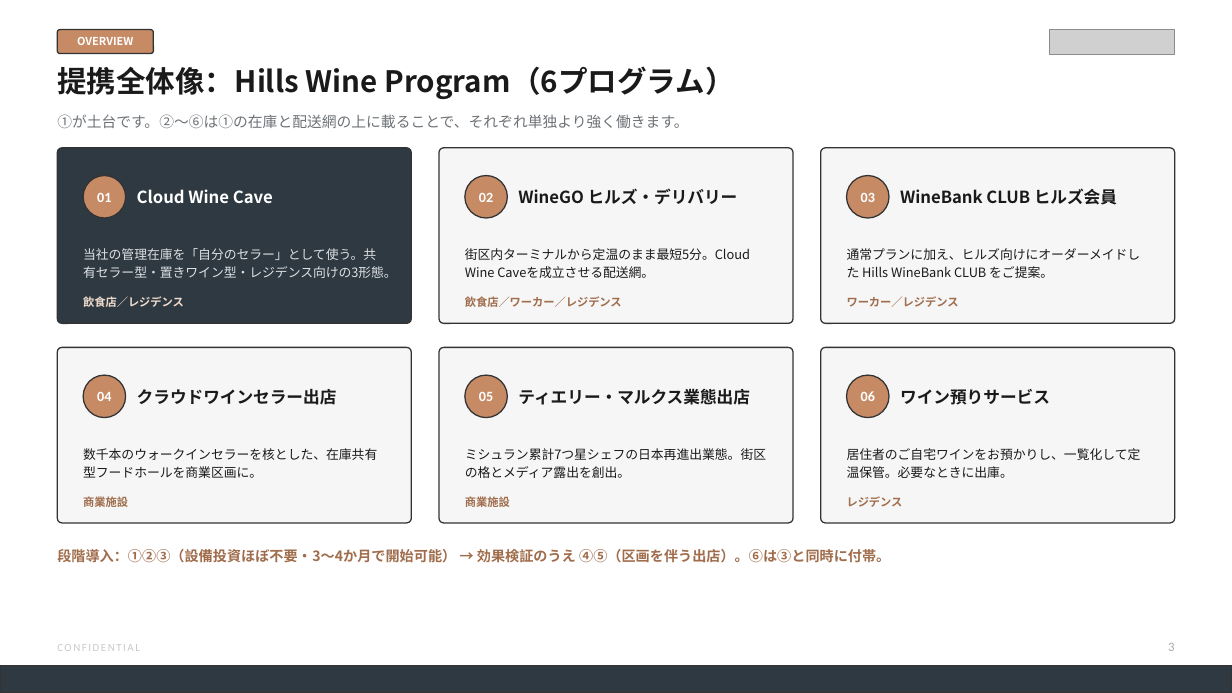
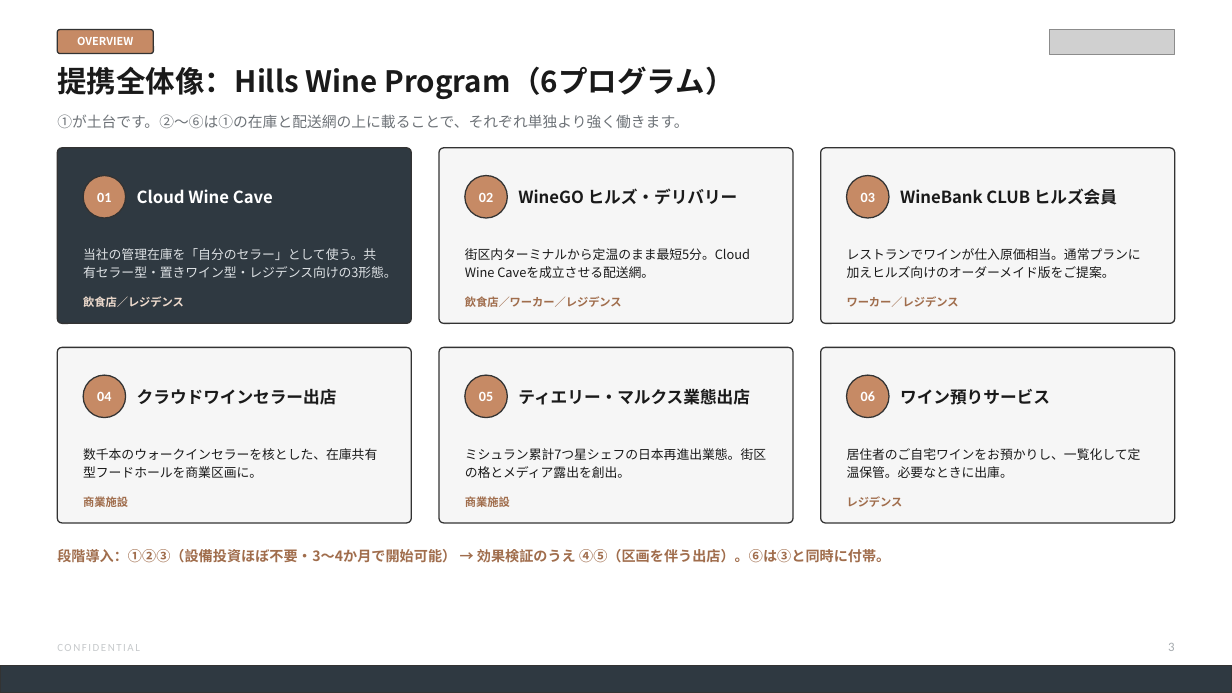
Before and after one commit to nakano-winebank/wine-auction, a slide deck: slide 4 of docs/proposals/森ビル様_業務提携ご提案_WineBank_20260810.pptx. Drawn at 1232x693 pixels with LibreOffice and Linux fonts; fonts in the diff are those of the drawing; grey boxes stand for pictures. Boxes give left, top, right and bottom in pixels: in the first picture for what was removed or moved away, otherwise in the second. Text is boxed around its words. In the diff, an @@ line names an element or a change of style, - is before the commit and + after.

```diff
--- a/docs/proposals/森ビル様_業務提携ご提案_WineBank_20260810.pptx
+++ b/docs/proposals/森ビル様_業務提携ご提案_WineBank_20260810.pptx
@@ text at (x1=847, y1=248, x2=1141, y2=278): text changed @@
-通常プランに加え、ヒルズ向けにオーダーメイドした Hills WineBank CLUB をご提案。
+レストランでワインが仕入原価相当。通常プランに加えヒルズ向けのオーダーメイド版をご提案。
```
Also in this commit, not shown: 7 other slides changed, 1 slide added, 2 other files.
